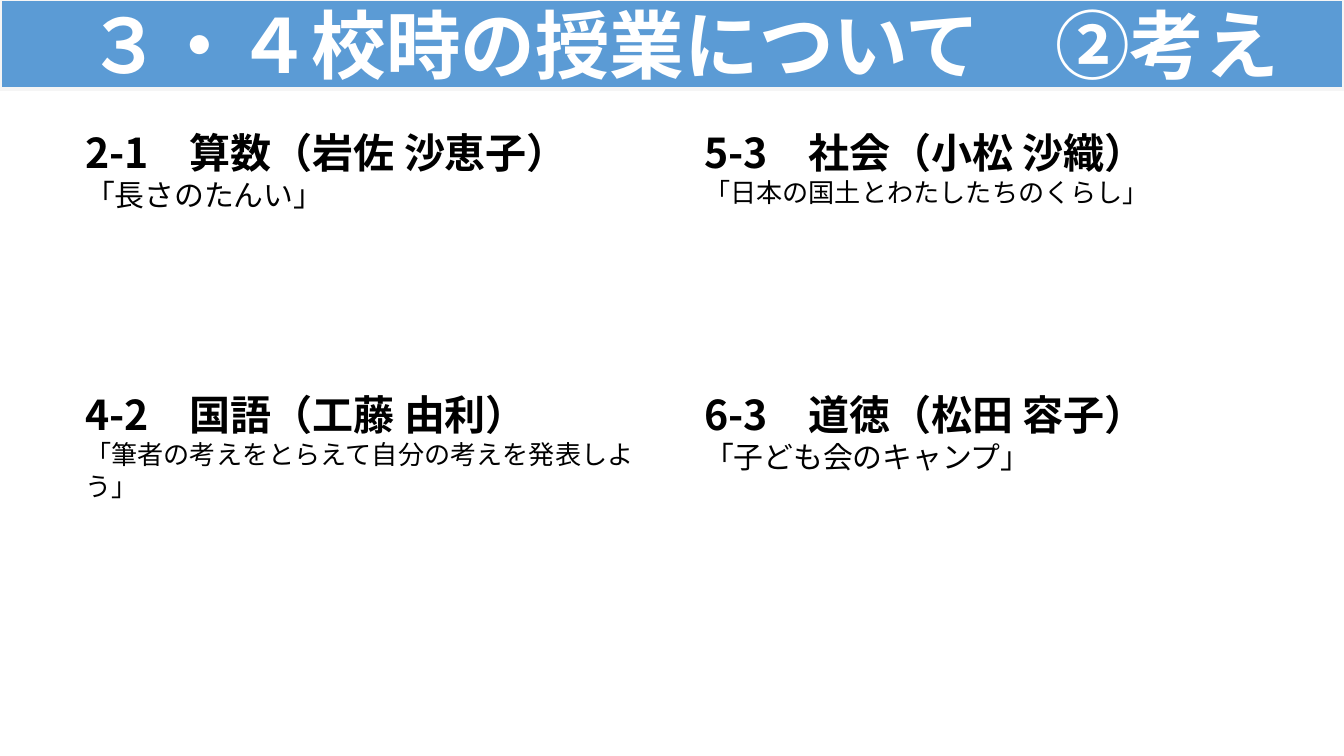
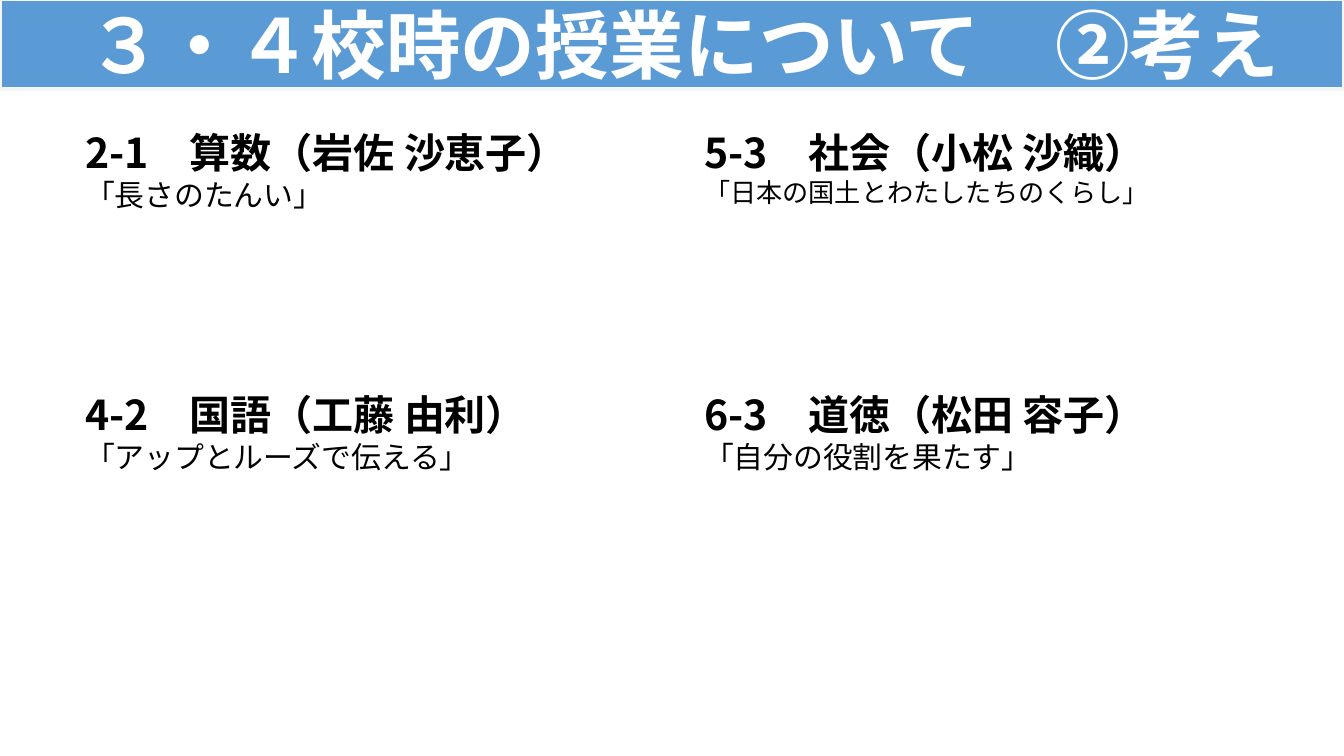
Before and after one commit to contynet730-star/con30, a slide deck: slide 9 of output/★指導課訪問★３・４校時指導助言資料（例）.pptx (slide 8 before the commit). Drawn at 1344x756 pixels with LibreOffice and Linux fonts; fonts in the diff are those of the drawing. Boxes give left, top, right and bottom in pixels: in the first picture for what was removed or moved away, otherwise in the second. Text is boxed around its words. In the diff, an @@ line names an element or a change of style, - is before the commit and + after.

```diff
--- a/output/★指導課訪問★３・４校時指導助言資料（例）.pptx
+++ b/output/★指導課訪問★３・４校時指導助言資料（例）.pptx
@@ text at (85,442,470,471): text changed; size 14 to 16 pt @@
-「筆者の考えをとらえて自分の考えを発表しよう」
+「アップとルーズで伝える」
@@ text at (704,442,1031,471): text changed @@
-「子ども会のキャンプ」
+「自分の役割を果たす」
```
Also in this commit, not shown: 3 other slides changed.
